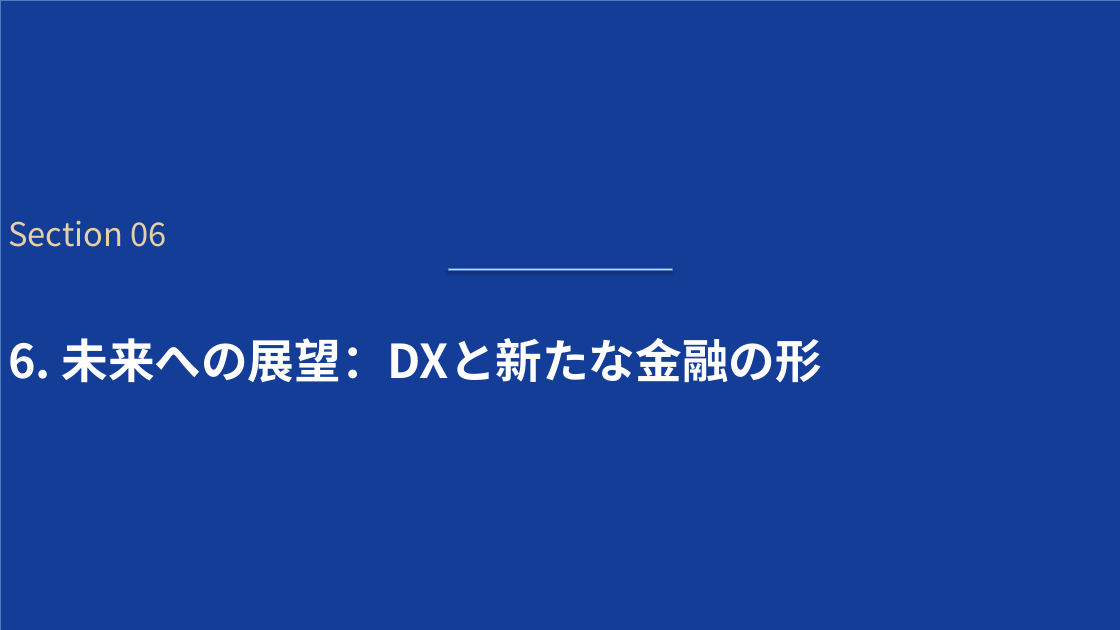
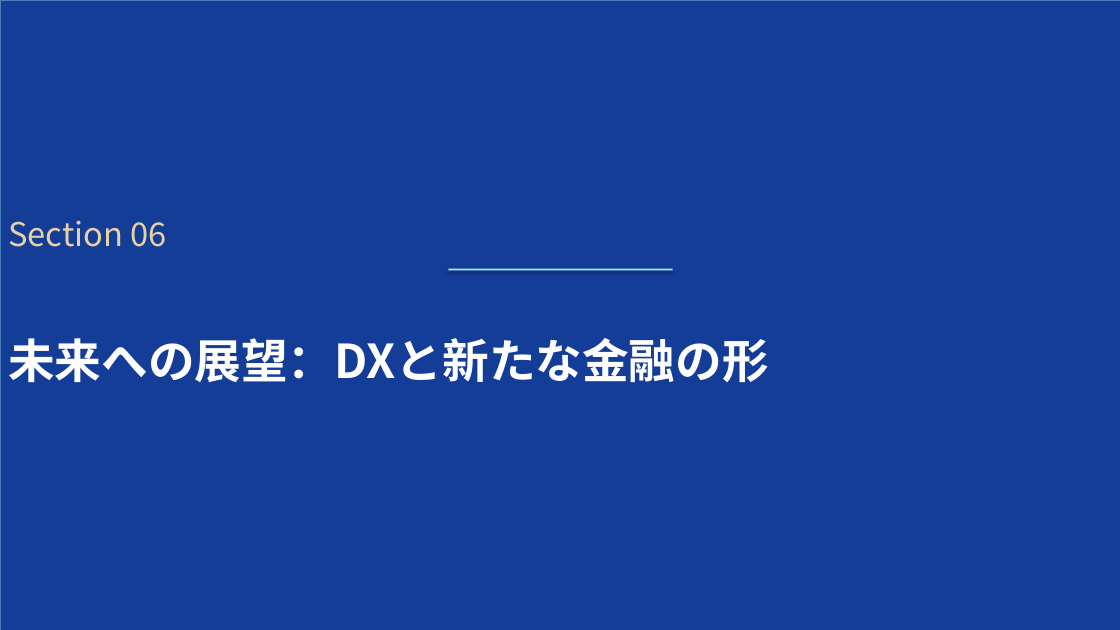
Before and after one commit to xilicrysta/bank-pptx, a slide deck: slide 17 of bank_industry_presentation.pptx. Drawn at 1120x630 pixels with LibreOffice and Linux fonts; fonts in the diff are those of the drawing. Boxes give left, top, right and bottom in pixels: in the first picture for what was removed or moved away, otherwise in the second. Text is boxed around its words. In the diff, an @@ line names an element or a change of style, - is before the commit and + after.

```diff
--- a/bank_industry_presentation.pptx
+++ b/bank_industry_presentation.pptx
@@ text at box(8, 338, 769, 383): text changed @@
-6. 未来への展望：DXと新たな金融の形
+未来への展望：DXと新たな金融の形
```
Also in this commit, not shown: 5 other slides changed, 1 other file.
